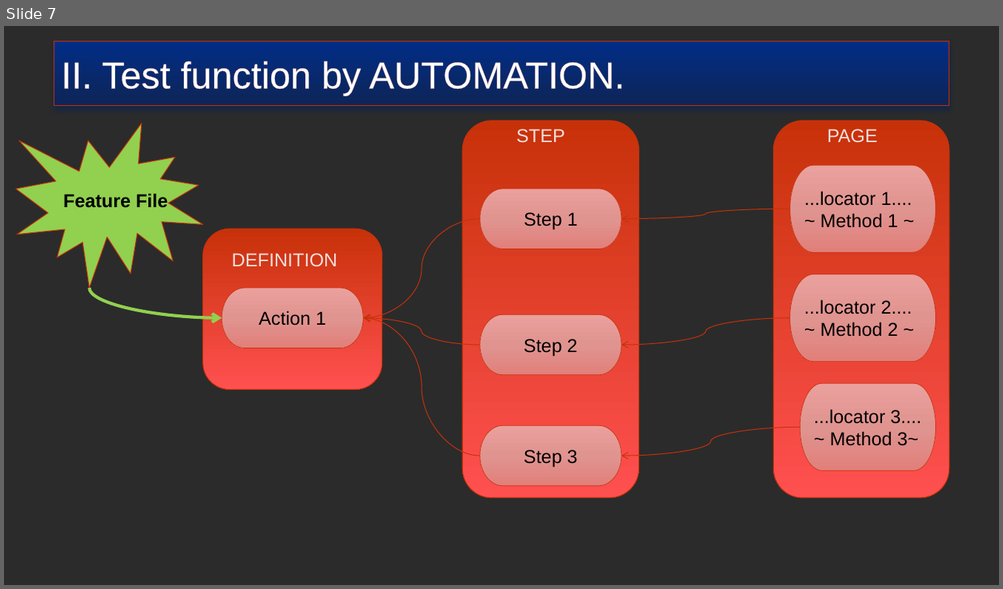
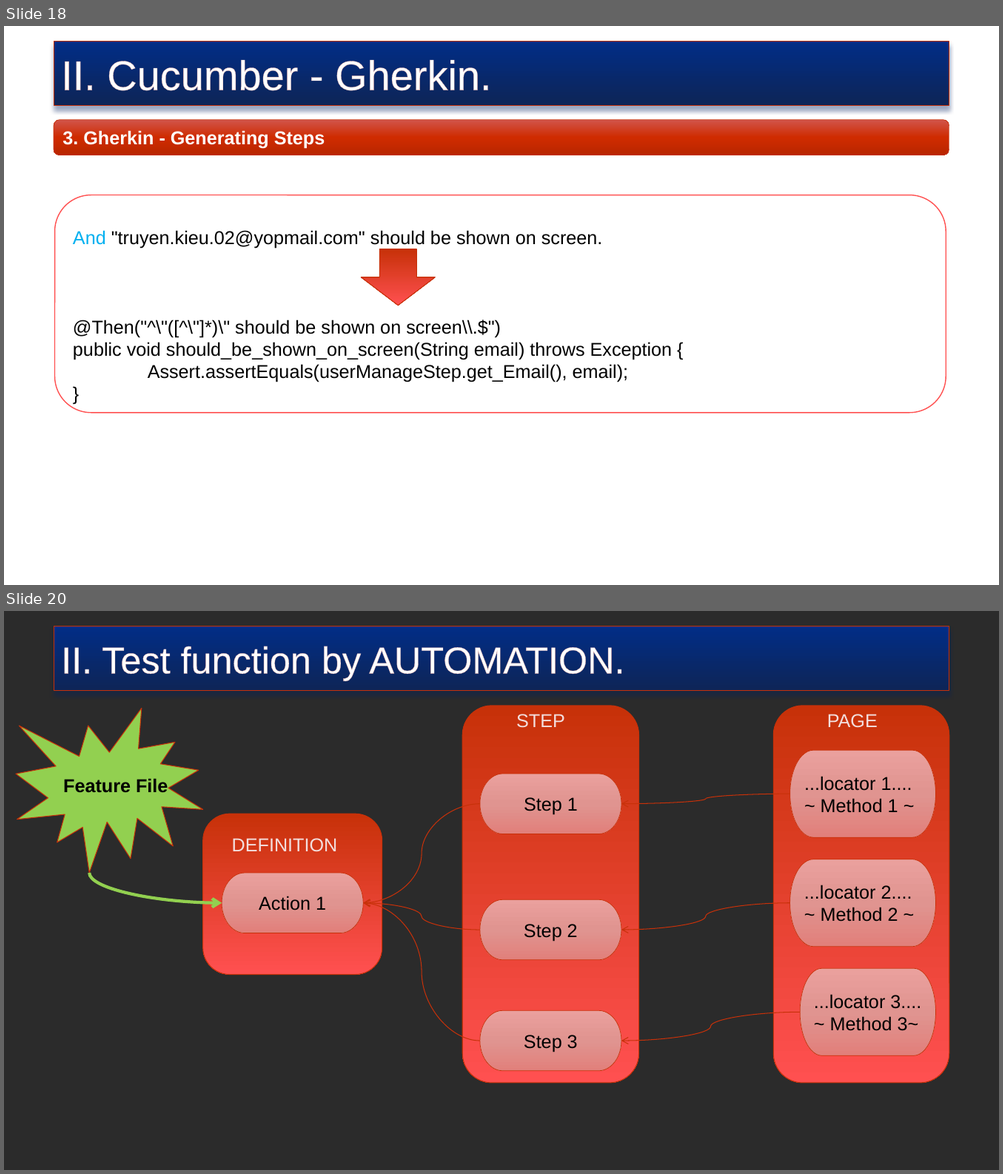
Before and after one commit to truyenkv/sharing, a slide deck: Sharing.pptx. Shown one above the other, each under a label of ours: slide 7 before the commit, slides 18 and 20 after it; the slides between them are not shown. The pictures are 1003x589 and 1003x1174 pixels, drawn with LibreOffice and Linux fonts; fonts in the diff are those of the drawing; background and template pictures are left out; a plain dark background stands for a picture behind light text. Boxes give left, top, right and bottom in pixels: in the first picture for what was removed or moved away, otherwise in the second. Text is boxed around its words. In the diff, an @@ line names an element or a change of style, - is before the commit and + after.

```diff
--- a/Sharing.pptx
+++ b/Sharing.pptx
@@ slide 18 added at (x1=4, y1=26, x2=999, y2=585), background picture (left out) @@
@@ rectangle added at (x1=54, y1=42, x2=949, y2=106), fill gradient #012D86 to #0E2557, outline #C73109 0.75 pt, 40 pt, text #FFFFFF @@
+II. Cucumber - Gherkin.
@@ rounded rectangle added at (x1=54, y1=120, x2=949, y2=155), fill gradient #D1554B to #D02C00 to #B92700, outline #C73109 0.5 pt, 18 pt, text #FFFFFF, bold @@
+3. Gherkin - Generating Steps
@@ rounded rectangle added at (x1=55, y1=195, x2=945, y2=413), fill #FFFFFF, outline #FF5050 1 pt, 18 pt, text #000000 @@
+And "truyen.kieu.02@yopmail.com" should be shown on screen.
+@Then("^\"([^\"]*)\" should be shown on screen\\.$")
+public void should_be_shown_on_screen(String email) throws Exception {
+Assert.assertEquals(userManageStep.get_Email(), email);
+}
@@ down arrow added at (x1=361, y1=249, x2=435, y2=305), fill gradient #C73109 to #FF5050, outline #C73109 0.75 pt @@
@@ what was slide 7 is now slide 20 @@
```
Also in this commit, not shown: 5 slides changed, 14 other slides added, 1 slide removed.
